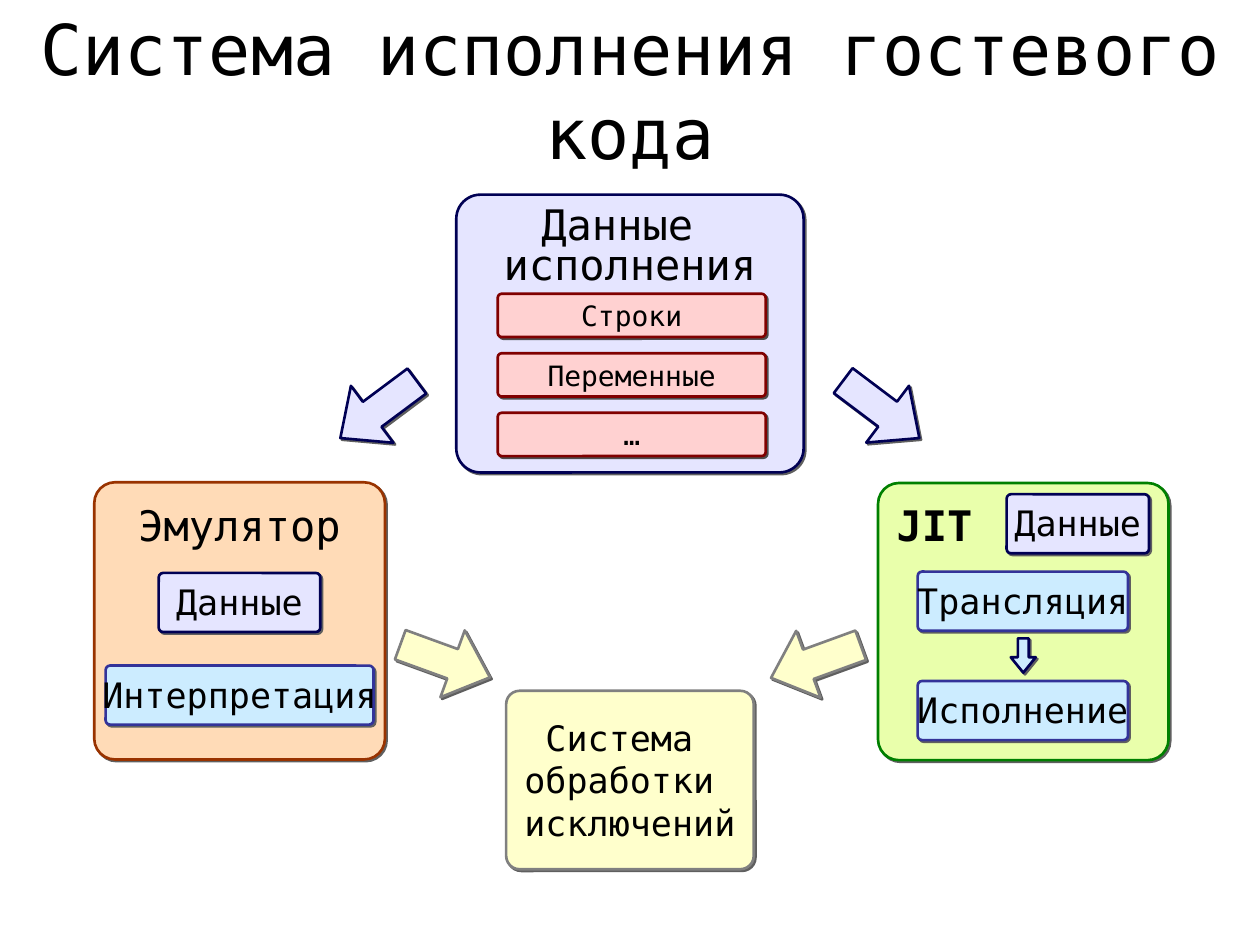
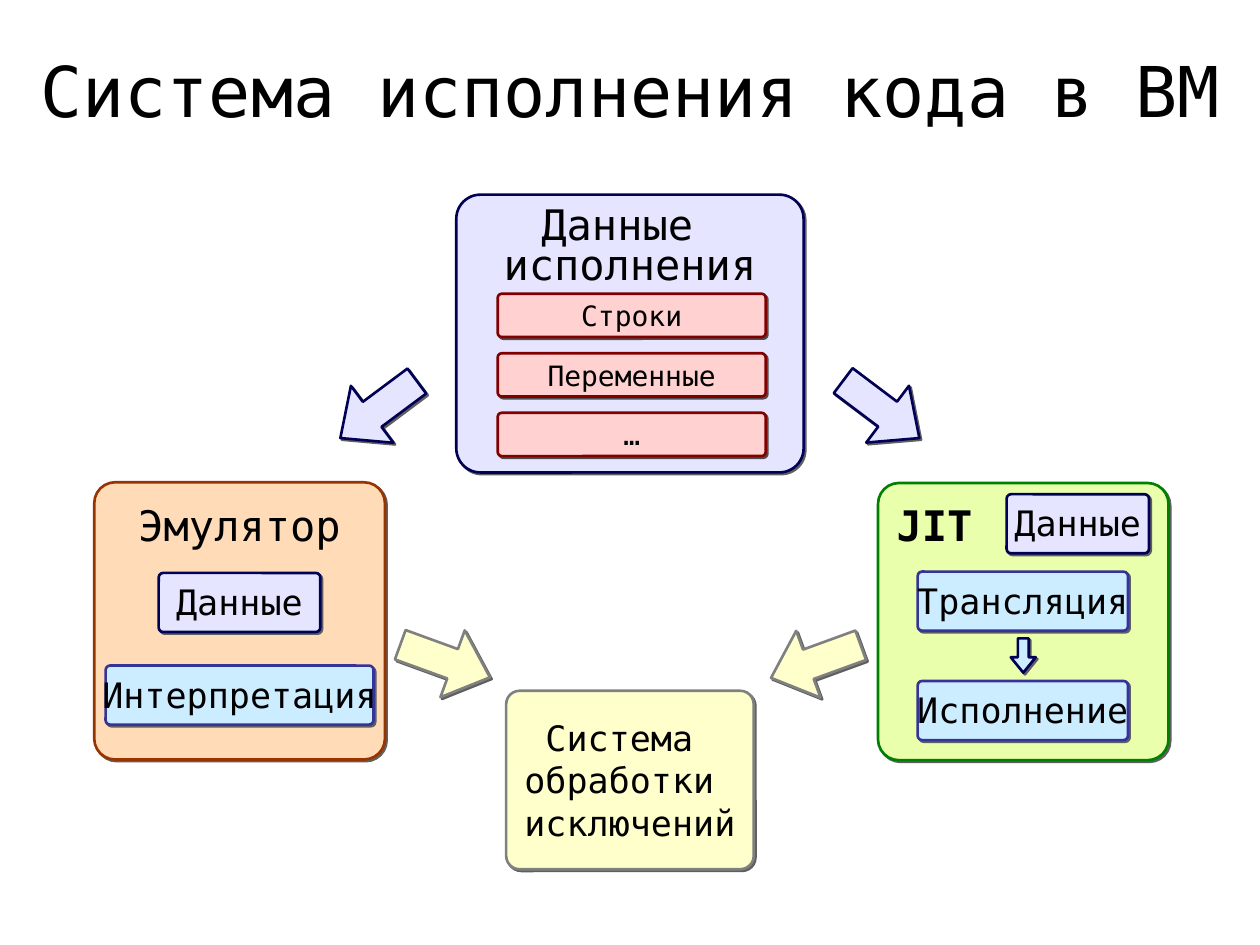
Before and after one commit to rafdp/ScriptCompiler, a slide deck: slide 10 of JIT.ppt (slide 4 before the commit). Drawn at 1260x945 pixels with LibreOffice and Linux fonts; fonts in the diff are those of the drawing. Boxes give left, top, right and bottom in pixels: in the first picture for what was removed or moved away, otherwise in the second. Text is boxed around its words. In the diff, an @@ line names an element or a change of style, - is before the commit and + after.

```diff
--- a/JIT.ppt
+++ b/JIT.ppt
@@ title at (41,65,1220,127): text changed @@
-Система исполнения гостевого кода
+Система исполнения кода в ВМ
```
Also in this commit, not shown: 8 other slides changed, 5 slides added, 3 slides removed.
